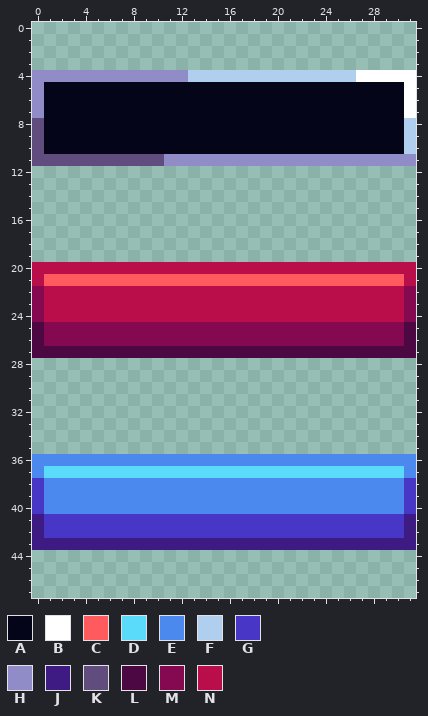
Edited in one commit: pixel-art sprite (Assets/Sprites/UI/statBars 1.png). Above is the file before it was changed.
The file is 32x48 pixels.
Palette (. is transparent): A #040519  B #ffffff  C #ff5b5f  D #5adbfa  E #4c89ee  F #b0cfee  G #4837c7  H #908cc7  J #3d1b83  K #604c7d  L #4b0843  M #850950  N #b90e4a
Pixels before, first column x 0:
 4 HHHHHHHHHHHHHFFFFFFFFFFFFFFBBBBB
 5 HAAAAAAAAAAAAAAAAAAAAAAAAAAAAAAB
 6 HAAAAAAAAAAAAAAAAAAAAAAAAAAAAAAB
 7 HAAAAAAAAAAAAAAAAAAAAAAAAAAAAAAB
 8 KAAAAAAAAAAAAAAAAAAAAAAAAAAAAAAF
 9 KAAAAAAAAAAAAAAAAAAAAAAAAAAAAAAF
10 KAAAAAAAAAAAAAAAAAAAAAAAAAAAAAAF
11 KKKKKKKKKKKHHHHHHHHHHHHHHHHHHHHH
12 ................................
13 ................................
14 ................................
15 ................................
16 ................................
17 ................................
18 ................................
19 ................................
20 NNNNNNNNNNNNNNNNNNNNNNNNNNNNNNNN
21 NCCCCCCCCCCCCCCCCCCCCCCCCCCCCCCN
22 MNNNNNNNNNNNNNNNNNNNNNNNNNNNNNNM
23 MNNNNNNNNNNNNNNNNNNNNNNNNNNNNNNM
24 MNNNNNNNNNNNNNNNNNNNNNNNNNNNNNNM
25 LMMMMMMMMMMMMMMMMMMMMMMMMMMMMMML
26 LMMMMMMMMMMMMMMMMMMMMMMMMMMMMMML
27 LLLLLLLLLLLLLLLLLLLLLLLLLLLLLLLL
28 ................................
29 ................................
30 ................................
31 ................................
32 ................................
33 ................................
34 ................................
35 ................................
36 EEEEEEEEEEEEEEEEEEEEEEEEEEEEEEEE
37 EDDDDDDDDDDDDDDDDDDDDDDDDDDDDDDE
38 GEEEEEEEEEEEEEEEEEEEEEEEEEEEEEEG
39 GEEEEEEEEEEEEEEEEEEEEEEEEEEEEEEG
40 GEEEEEEEEEEEEEEEEEEEEEEEEEEEEEEG
41 JGGGGGGGGGGGGGGGGGGGGGGGGGGGGGGJ
42 JGGGGGGGGGGGGGGGGGGGGGGGGGGGGGGJ
43 JJJJJJJJJJJJJJJJJJJJJJJJJJJJJJJJ
And afterwards:
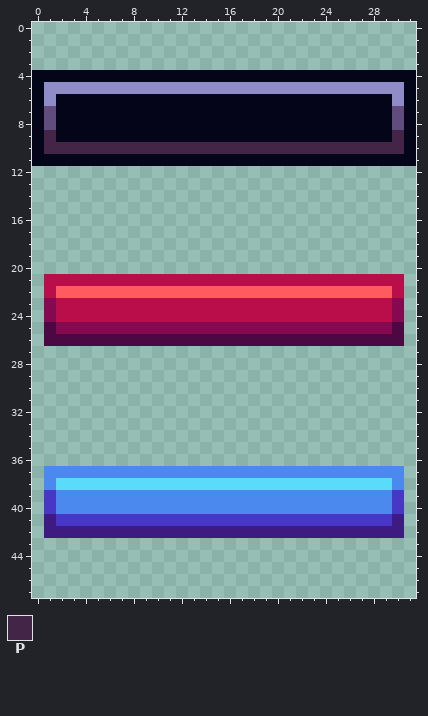
Colours new in this view: P #432547
What changed:
Changed rows in their new state; - is an unchanged pixel.
first column x 0:
 4 AAAAAAAAAAAAAAAAAAAAAAAAAAAAAAAA
 5 AHHHHHHHHHHHHHHHHHHHHHHHHHHHHHHA
 6 AH----------------------------HA
 7 AK----------------------------KA
 8 AK----------------------------KA
 9 AP----------------------------PA
10 APPPPPPPPPPPPPPPPPPPPPPPPPPPPPPA
11 AAAAAAAAAAAAAAAAAAAAAAAAAAAAAAAA
first column x 0:
20 ................................
21 .NNNNNNNNNNNNNNNNNNNNNNNNNNNNNN.
22 .-CCCCCCCCCCCCCCCCCCCCCCCCCCCC-.
23 .M----------------------------M.
24 .M----------------------------M.
25 .L----------------------------L.
26 .LLLLLLLLLLLLLLLLLLLLLLLLLLLLLL.
27 ................................
first column x 0:
36 ................................
37 .EEEEEEEEEEEEEEEEEEEEEEEEEEEEEE.
38 .-DDDDDDDDDDDDDDDDDDDDDDDDDDDD-.
39 .G----------------------------G.
40 .G----------------------------G.
41 .J----------------------------J.
42 .JJJJJJJJJJJJJJJJJJJJJJJJJJJJJJ.
43 ................................
Where, in picture pixels (left, top, right, bottom), the same in both pictures:
changed: (32, 70, 416, 166)
changed: (32, 262, 416, 358)
changed: (32, 454, 416, 550)
